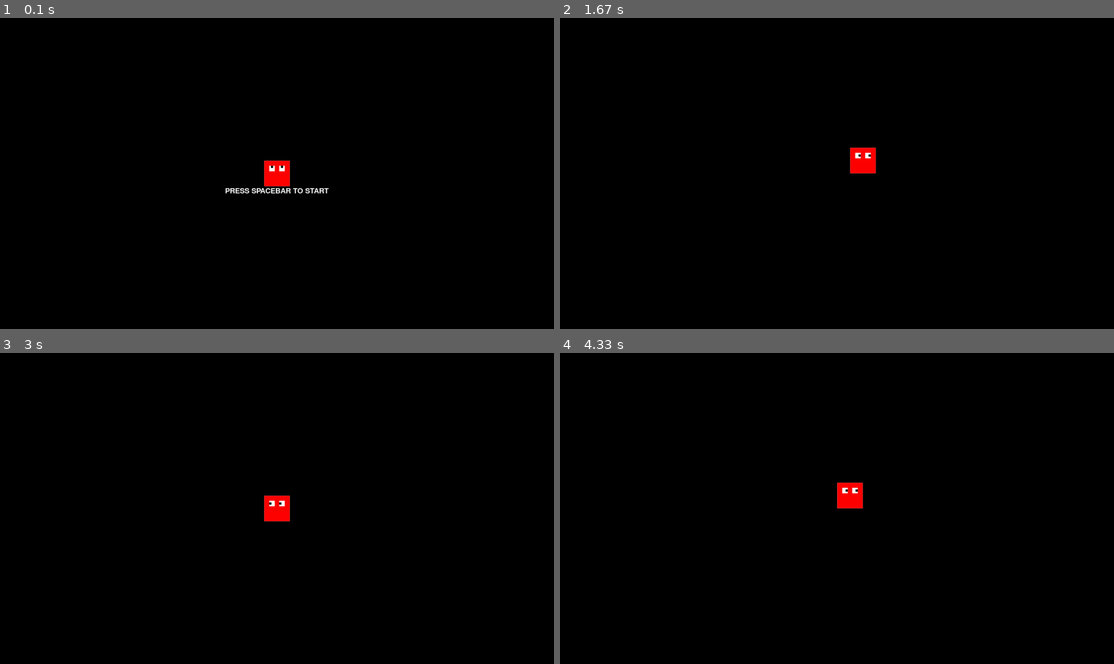
Above: before the commit, frames 1-4 (two rows, left to right).
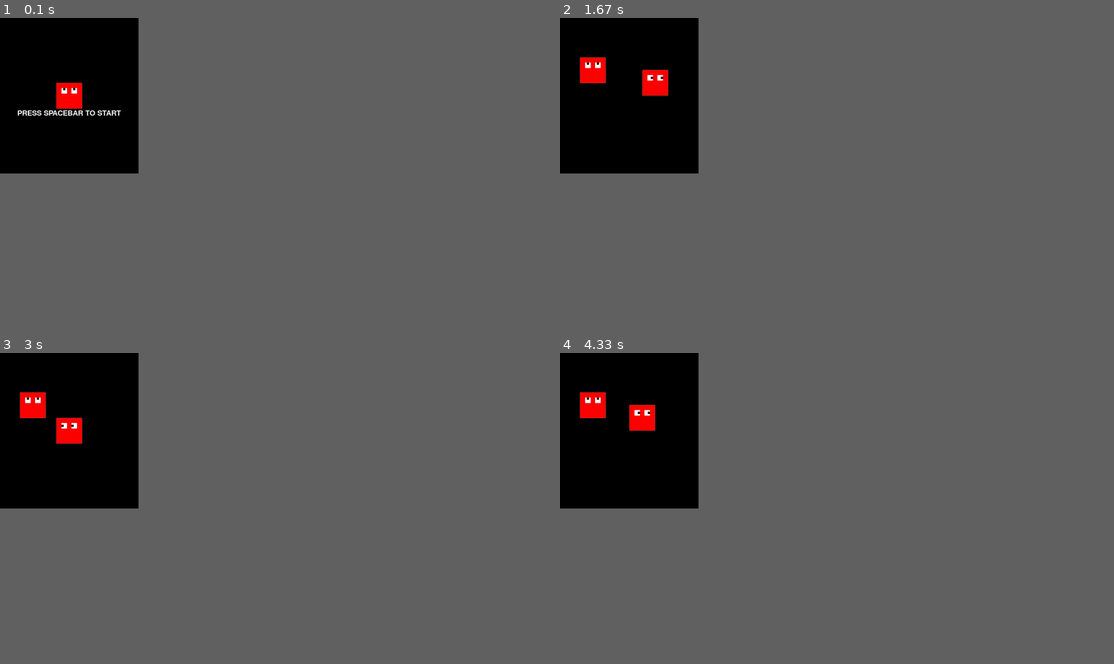
Above: after the commit, the same moments.

Repository: jatheepan/simple-pygame
Game: pygame game, started from Game.py
Same seed, same stepped clock (60 frames per second), same inputs: the game is played once before the commit and once after it.
Inputs:
- Up to frame 1 (0.1 s): no input
- Up to frame 2 (1.67 s): tap Space at 0.33, 0.73, 1.03, 1.23, 1.57 s; hold Right 0.67-1.13 s; hold Up 1.17-1.47 s; hold Right from 1.5 s (still down)
- Up to frame 3 (3 s): tap Space at 1.87, 2.07, 2.37, 2.63, 2.97 s; release Right at 1.97 s; hold Left 2-2.53 s; hold Down 2.57-2.87 s; hold Left from 2.9 s (still down)
- Up to frame 4 (4.33 s): tap Space at 3.27, 3.4, 3.8, 4.1 s; release Left at 3.3 s; hold Up 3.33-3.7 s; hold Right from 3.73 s (still down)
In our replay, the window is 900x506 before the commit and 225x253 after it. These sizes can differ from the game's own. Grey fills any space a smaller window leaves; there, only what the larger window draws over its background counts as a difference.

The runs differ from the first frame. In frame 1, 1.2% of the frame differs, in the area x 3-60%, y 20-57%; in frame 2, 1.2%; in frame 3, 1.2%; in frame 4, 1.2%.

Commit message:
sound effect for collect event

Diff:
--- a/Game.py
+++ b/Game.py
@@ -2,7 +2,8 @@
 import sys
 from random import random
 from config import *
-from Block import *
+from Block import Block
+from Item import Item
 
 
 class Game:
@@ -12,11 +13,13 @@
         pygame.init()
         self.font = pygame.font.SysFont(None, 26)
         self.screen = pygame.display.set_mode((WIDTH, HEIGHT))
+        pygame.mixer.music.load('assets/music.mp3')
         self.clock = pygame.time.Clock()
         self.block = Block(self.screen)
+        self.item = Item(self.screen)
+        self.item_group = pygame.sprite.Group()
+        self.item_group.add(self.item)
         pygame.key.set_repeat(1, 60)
-        # self.group = pygame.sprite.Group()
-        # self.group.add(block)
 
     def run(self):
         while True:
@@ -27,6 +30,7 @@
 
                 if event.type == pygame.KEYDOWN and event.key == pygame.K_SPACE and not self.started:
                     self.started = True
+                    # pygame.mixer.music.play(-1)
 
                 if not self.started:
                     continue
@@ -37,6 +41,10 @@
             self.screen.fill("black")
             self.block.draw()
             self.draw_welcome_message()
+            if self.started:
+                self.item_group.draw(self.screen)
+                self.item_group.update(self.block.rect)
+
             pygame.display.update()
             self.clock.tick(FPS)
 
--- /dev/null
+++ b/Item.py
@@ -0,0 +1,45 @@
+import pygame
+from random import randint
+from config import *
+
+
+class Item(pygame.sprite.Sprite):
+    img = pygame.image.load('assets/blockup.png')
+    left = randint(0, (WIDTH - img.get_width()))
+    top = randint(0, (HEIGHT - img.get_height()))
+    sound_index = 0
+    sound_collection = []
+
+    def __init__(self, screen) -> None:
+        super().__init__()
+        self.image = self.img
+        self.rect = self.image.get_rect()
+        self.rect.topleft = (self.left, self.top)
+        self.screen = screen
+        self.sound_collection = [
+            pygame.mixer.Sound('assets/collect.wav'),
+            pygame.mixer.Sound('assets/collect1.wav'),
+            pygame.mixer.Sound('assets/collect2.wav'),
+            pygame.mixer.Sound('assets/collect3.wav'),
+            pygame.mixer.Sound('assets/collect4.wav'),
+            pygame.mixer.Sound('assets/collect5.wav'),
+            pygame.mixer.Sound('assets/collect6.wav'),
+        ]
+        pygame.display.flip()
+
+    def draw(self):
+        self.screen.blit(self.image, self.rect)
+
+    def update(self, block_rect: pygame.Rect) -> None:
+        is_collide = self.rect.colliderect(block_rect)
+        if is_collide:
+            self.play_sound()
+            self.kill()
+
+    def play_sound(self) -> None:
+        sound = self.sound_collection[self.sound_index]
+        pygame.mixer.Channel(COLLECT_CHANNEL_INDEX).play(sound)
+        self.sound_index += 1
+        is_last_sound = self.sound_index >= len(self.sound_collection)
+        if is_last_sound:
+            self.sound_index = 0
--- a/config.py
+++ b/config.py
@@ -1,8 +1,8 @@
-WIDTH = 1280
-HEIGHT = 720
+WIDTH = 1280 / 4
+HEIGHT = 720 / 2
 FPS = 60
 
 WHITE = (255, 255, 255)
-
+COLLECT_CHANNEL_INDEX = 0
 def get_block_images(picture_type: str) -> str:
     return 'assets/block' + picture_type + '.png'
Binary file added: assets/items.png
Not shown, added: assets/collect.wav
Not shown, added: assets/collect1.wav
Not shown, added: assets/collect2.wav
Not shown, added: assets/collect3.wav
Not shown, added: assets/collect4.wav
Not shown, added: assets/collect5.wav
Not shown, added: assets/collect6.wav
Not shown, added: assets/music.mp3
